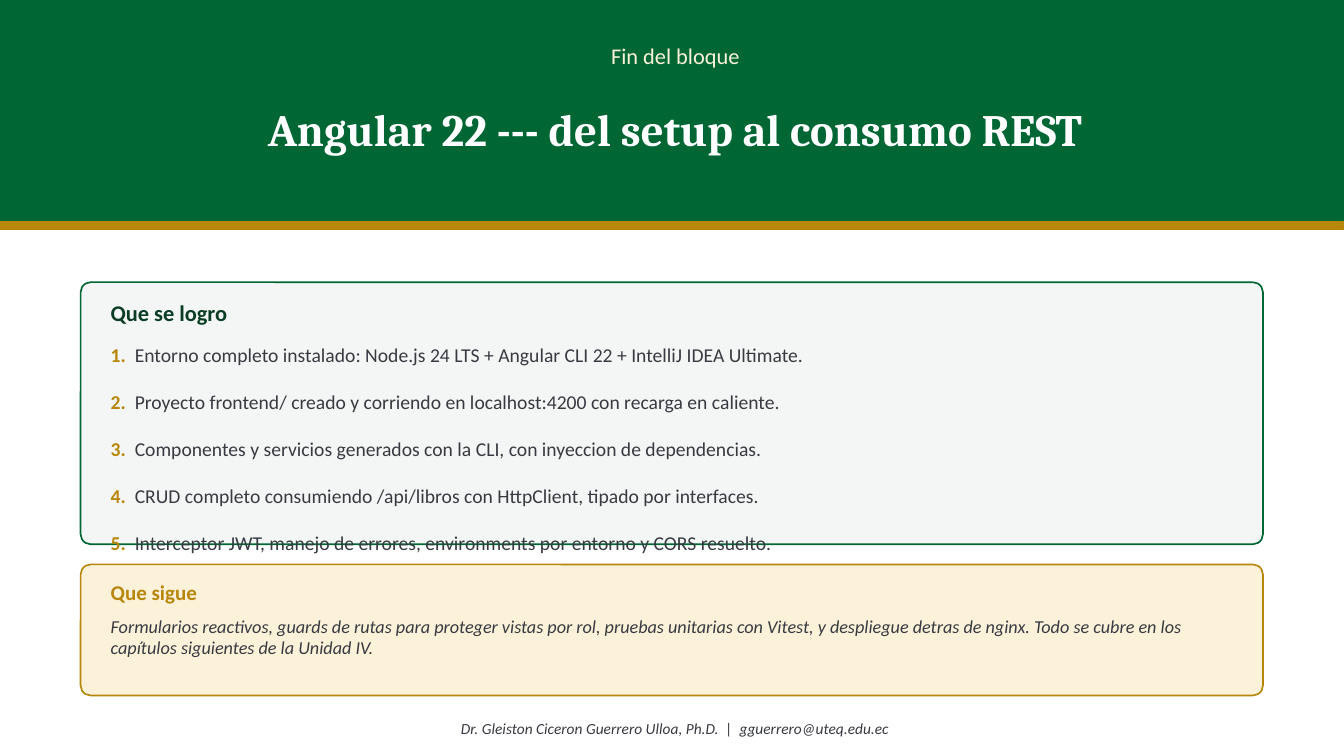
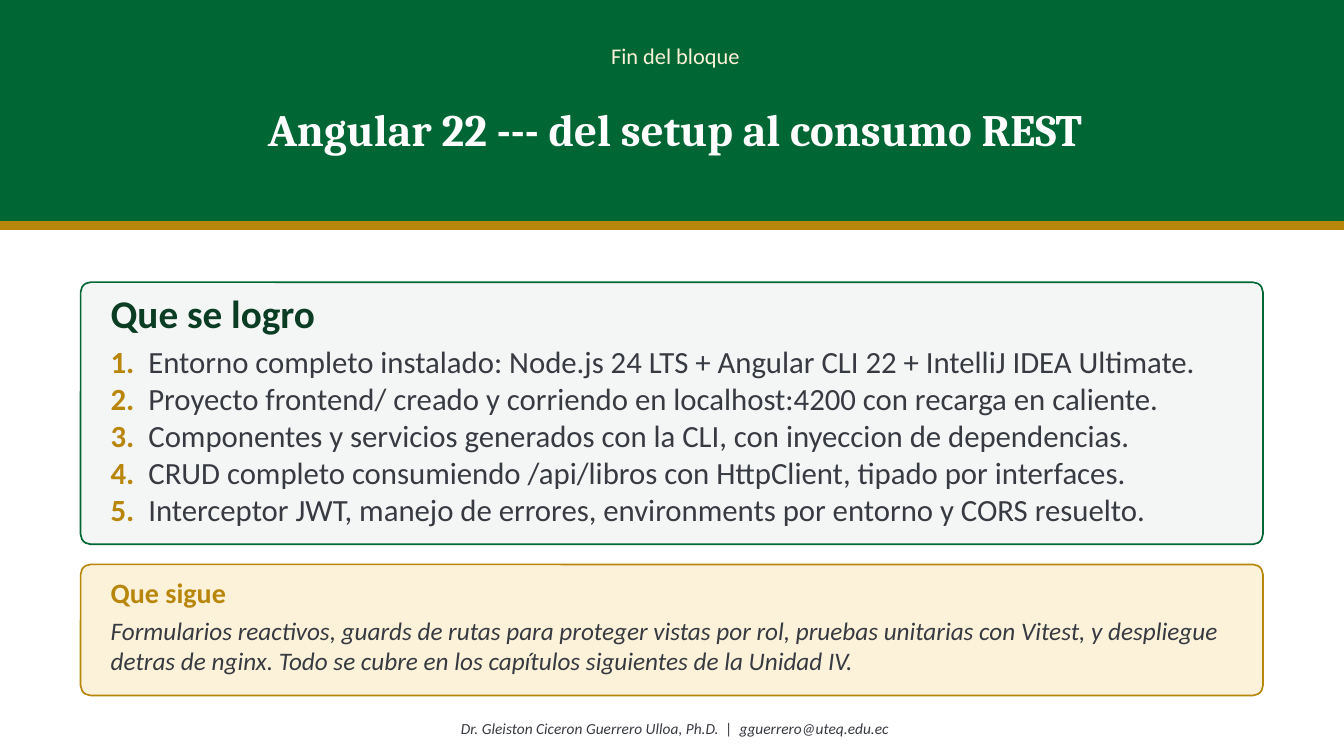
Before and after one commit to gleiston-guerrero/Asignaturas, a slide deck: slide 36 of AplicacionesWeb/Material de clases/Presentaciones/Deck_Angular22_REST.pptx. Drawn at 1344x756 pixels with LibreOffice and Linux fonts; fonts in the diff are those of the drawing. Boxes give left, top, right and bottom in pixels: in the first picture for what was removed or moved away, otherwise in the second. Text is boxed around its words. In the diff, an @@ line names an element or a change of style, - is before the commit and + after.

```diff
--- a/AplicacionesWeb/Material de clases/Presentaciones/Deck_Angular22_REST.pptx
+++ b/AplicacionesWeb/Material de clases/Presentaciones/Deck_Angular22_REST.pptx
@@ text "Que se logro" at [111, 300, 315, 335]: size 16 to 28 pt @@
@@ text "1. Entorno completo instalado: Node.js ..." at [111, 351, 1195, 527]: size 14 to 22 pt @@
@@ text "Que sigue" at [111, 583, 225, 608]: size 15 to 20 pt @@
@@ text "Formularios reactivos, guards de rutas ..." at [111, 622, 1217, 675]: size 13 to 18 pt @@
```
Also in this commit, not shown: 20 other slides changed, 11 other files.
